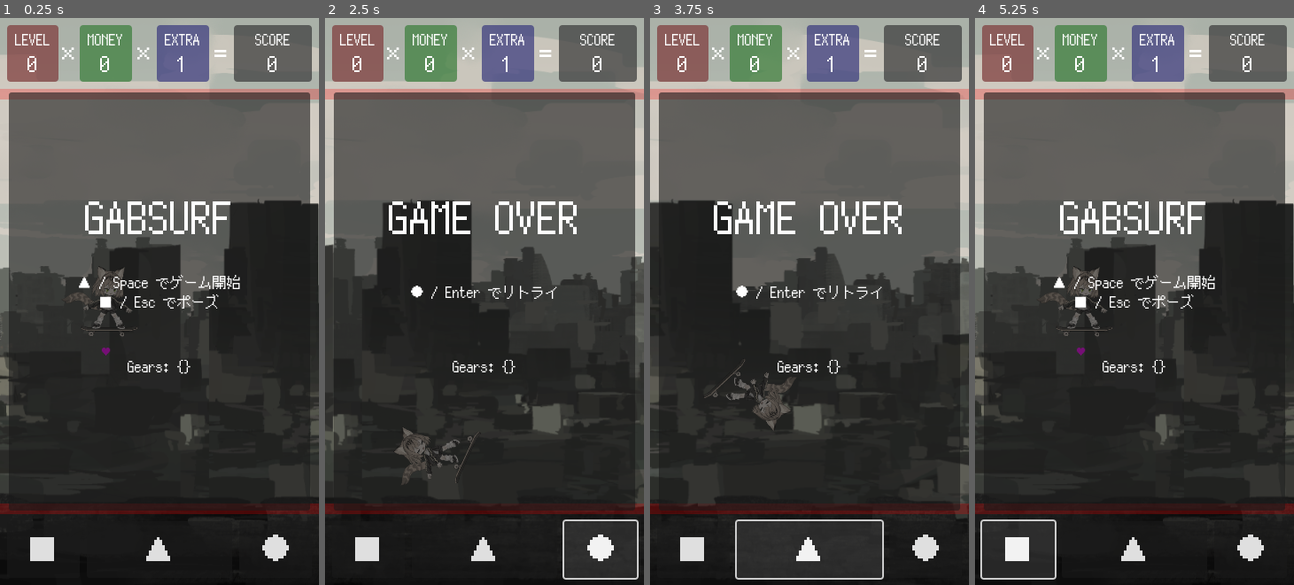
Above: before the commit, frames 1-4 (left to right).
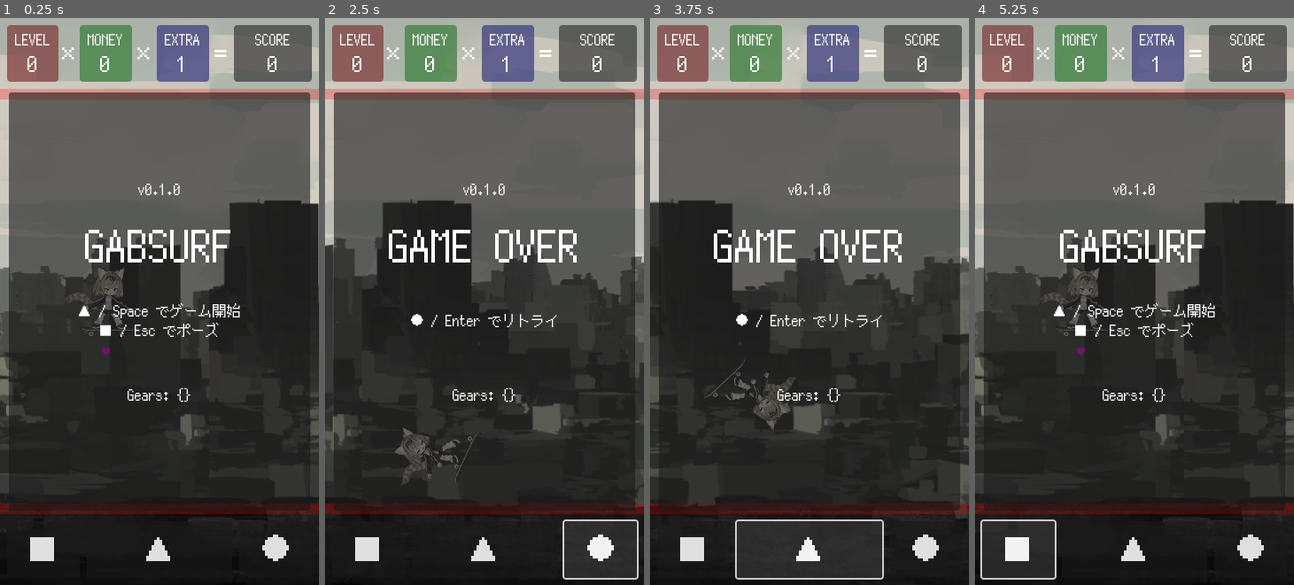
Above: after the commit, the same moments.

Repository: kamikoloss/gabsurf
Game: Godot game, scene res://scenes/main.tscn
The game is run twice, just before and just after one commit, with the same random seed, the same clock (stepped at 60 frames per second) and the same inputs. Sound files missing from this copy of the repository are replaced by a short silence.
Inputs:
- Up to frame 1 (0.25 s): no input
- Up to frame 2 (2.5 s): click "■" at 0.5 s; click "▲" at 1.25 s; click "●" at 2 s
- Up to frame 3 (3.75 s): click "■" at 2.75 s; click "▲" at 3.5 s
- Up to frame 4 (5.25 s): click "●" at 4.25 s; click "■" at 5 s

The runs differ from the first frame. In frame 1, 3.5% of the frame differs, in the area x 24-76%, y 29-68%; in frame 2, 3.0%; in frame 3, 3.0%; in frame 4, 3.5%.

Commit message:
BGM をループするようにした

Diff:
--- a/scenes/main.tscn
+++ b/scenes/main.tscn
@@ -82,6 +82,9 @@
 [sub_resource type="RectangleShape2D" id="RectangleShape2D_4c1x3"]
 size = Vector2(256, 256)
 
+[sub_resource type="RectangleShape2D" id="RectangleShape2D_3ebco"]
+size = Vector2(360, 640)
+
 [sub_resource type="RectangleShape2D" id="RectangleShape2D_d24ya"]
 size = Vector2(520, 800)
 
@@ -276,10 +279,22 @@
 layout_mode = 2
 
 [node name="Labels" type="VBoxContainer" parent="UI/CanvasLayer/Layout/Body/Panel"]
-layout_mode = 2
-offset_right = 340.0
-offset_bottom = 452.0
+layout_mode = 1
+anchors_preset = 15
+anchor_right = 1.0
+anchor_bottom = 1.0
+grow_horizontal = 2
+grow_vertical = 2
 alignment = 1
+
+[node name="Version" type="Label" parent="UI/CanvasLayer/Layout/Body/Panel/Labels"]
+custom_minimum_size = Vector2(0, 40)
+layout_mode = 2
+theme_override_fonts/font = ExtResource("1_vc8gg")
+theme_override_font_sizes/font_size = 16
+text = "v0.1.0"
+horizontal_alignment = 1
+vertical_alignment = 1
 
 [node name="Title" type="Label" parent="UI/CanvasLayer/Layout/Body/Panel/Labels"]
 custom_minimum_size = Vector2(0, 80)
@@ -499,9 +514,11 @@
 
 [node name="CollisionShape2D" type="CollisionShape2D" parent="Game/ScreenIn"]
 position = Vector2(180, 320)
-shape = SubResource("RectangleShape2D_d24ya")
+shape = SubResource("RectangleShape2D_3ebco")
+debug_color = Color(0, 0.6, 0.701961, 0.419608)
 
 [node name="ScreenOut" type="Area2D" parent="Game" groups=["ScreenOut"]]
+visible = false
 
 [node name="CollisionShape2D" type="CollisionShape2D" parent="Game/ScreenOut"]
 position = Vector2(180, 320)
Not shown: 1 places in scenes/main.tscn that only renumber resources
Not shown, changed: sounds/Cassette_Tape_Dream_2.mp3.import
